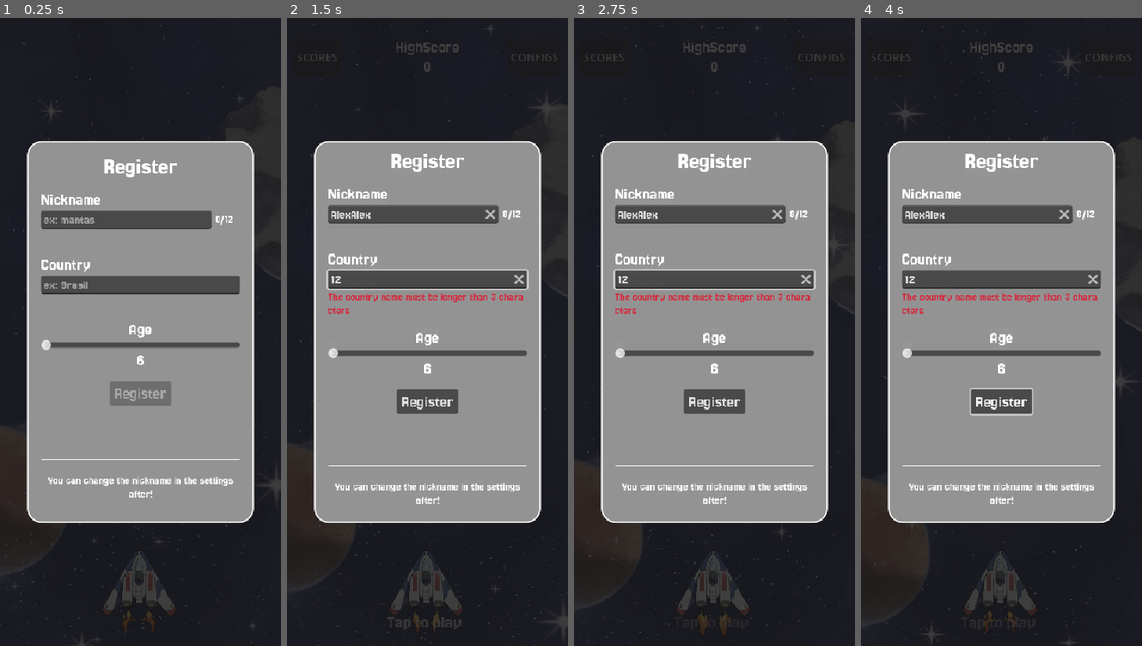
Above: before the commit, frames 1-4 (left to right).
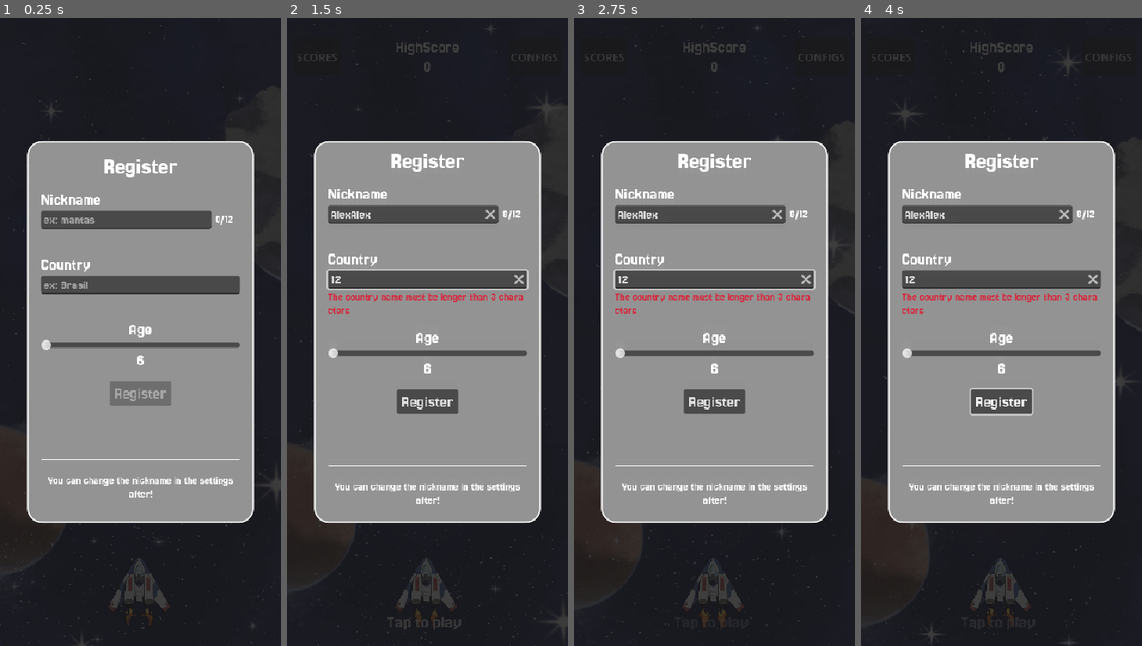
Above: after the commit, the same moments.

Repository: Juawo/space-shooter
Game: Godot game, scene res://scenes/game/main.tscn
The game is run twice, just before and just after one commit, with the same random seed, the same clock (stepped at 60 frames per second) and the same inputs. The engine's default icon, where the game draws it, is replaced by a stand-in: a white triangle on a blue panel in a dark square.
Inputs (mouse positions are in pixels of both pictures, inside the frame that each line leads up to):
- Up to frame 1 (0.25 s): no input
- Up to frame 2 (1.5 s): click (413, 218) at 0.52 s; type "Alex" at 0.6 s; click (427, 288) at 0.75 s; type "12" at 0.83 s; click (413, 218) at 0.98 s; type "Alex" at 1.07 s; tap Enter at 1.25 s; move the mouse to (427, 332) at 1.27 s; hold Right (ui_right) from 1.28 s (still down); click (427, 332) at 1.42 s
- Up to frame 3 (2.75 s): release Right (ui_right) at 2 s; click "SCORES" at 2 s
- Up to frame 4 (4 s): click "Register" at 2.75 s; click "CONFIGS" at 3.5 s

The runs differ from the first frame. In frame 1, 0.6% of the frame differs, in the area x 36-63%, y 84-98%; in frame 2, 0.6%; in frame 3, 0.6%, in the area x 36-63%, y 84-99%; in frame 4, 0.6%.

Commit message:
fix: adjust player and bullet sizes, positions, and drop probability for better gameplay balance

Diff:
--- a/scenes/game/player/player.tscn
+++ b/scenes/game/player/player.tscn
@@ -28,7 +28,7 @@
 [ext_resource type="Texture2D" uid="uid://bm8dvm4phwsel" path="res://assets/sprites/spaceship/muzzle_flash/frame0016.png" id="26_30wld"]
 
 [sub_resource type="RectangleShape2D" id="RectangleShape2D_1hecf"]
-size = Vector2(9.600002, 13.000002)
+size = Vector2(7.666669, 9.166668)
 
 [sub_resource type="SpriteFrames" id="SpriteFrames_t5vmf"]
 animations = [{
@@ -129,7 +129,7 @@
 }]
 
 [sub_resource type="RectangleShape2D" id="RectangleShape2D_t5cse"]
-size = Vector2(48, 67)
+size = Vector2(38.33333, 45)
 
 [node name="Player" type="CharacterBody2D"]
 process_mode = 1
@@ -139,13 +139,13 @@
 script = ExtResource("1_1hecf")
 
 [node name="Collision" type="CollisionShape2D" parent="."]
-position = Vector2(0.99999917, -12.500002)
+position = Vector2(-8.443991e-07, -8.749999)
 scale = Vector2(4.999999, 4.999999)
 shape = SubResource("RectangleShape2D_1hecf")
 
 [node name="AnimatedSprite2D" type="AnimatedSprite2D" parent="."]
 process_mode = 3
-scale = Vector2(0.6, 0.6)
+scale = Vector2(0.5, 0.5)
 sprite_frames = SubResource("SpriteFrames_t5vmf")
 animation = &"idle"
 autoplay = "idle"
@@ -155,6 +155,7 @@
 process_mode = 3
 visible = false
 position = Vector2(0, -87)
+scale = Vector2(0.8, 0.8)
 sprite_frames = SubResource("SpriteFrames_82yl3")
 animation = &"muzzle_flash"
 
@@ -168,7 +169,7 @@
 collision_mask = 10
 
 [node name="CollisionShape2D" type="CollisionShape2D" parent="Hitbox"]
-position = Vector2(1, -11.5)
+position = Vector2(0, -8.333333)
 shape = SubResource("RectangleShape2D_t5cse")
 debug_color = Color(0.9353768, 2.0311178e-05, 0.63873893, 0.41960785)
 
--- a/scenes/game/player/player_bullet.tscn
+++ b/scenes/game/player/player_bullet.tscn
@@ -47,7 +47,7 @@
 script = ExtResource("1_uqq7r")
 
 [node name="CollisionShape2D" type="CollisionShape2D" parent="."]
-position = Vector2(0, -11.5)
+position = Vector2(0, -4)
 shape = SubResource("RectangleShape2D_pv8yu")
 
 [node name="VisibleOnScreenNotifier2D" type="VisibleOnScreenNotifier2D" parent="."]
@@ -60,6 +60,7 @@
 
 [node name="AnimatedSprite2D" type="AnimatedSprite2D" parent="."]
 position = Vector2(-2, 22)
+scale = Vector2(0.8, 0.8)
 sprite_frames = SubResource("SpriteFrames_gspiv")
 animation = &"idle"
 autoplay = "idle"
--- a/scenes/game/upgrades/cadence.tscn
+++ b/scenes/game/upgrades/cadence.tscn
@@ -20,6 +20,8 @@
 shape = SubResource("CircleShape2D_ows40")
 
 [node name="VisibleOnScreenEnabler2D" type="VisibleOnScreenEnabler2D" parent="."]
+position = Vector2(-15, 12)
+rect = Rect2(-10, -38, 48, 48)
 
 [connection signal="body_entered" from="." to="." method="_on_body_entered"]
 [connection signal="screen_exited" from="VisibleOnScreenEnabler2D" to="." method="_on_visible_on_screen_enabler_2d_screen_exited"]
--- a/scripts/game/enemies/enemie_base.gd
+++ b/scripts/game/enemies/enemie_base.gd
@@ -89,7 +89,7 @@
 # --- Função de Drop Baseada em Nível ---
 func check_drop_chance():
 	# Define a chance base (ex: Nível 1 = 5%, Nível 4 = 20%)
-	var drop_probability = enemy_level * 50
+	var drop_probability = enemy_level * 10
 	var random_value = randi() % 100 # Gera um número entre 0 e 99
 
 	if random_value < drop_probability:
--- a/scripts/game/enemies/enemy_bullet.gd
+++ b/scripts/game/enemies/enemy_bullet.gd
@@ -8,5 +8,4 @@
 	position.y += BULLET_SPEED * delta
 
 func _on_visible_on_screen_notifier_2d_screen_exited() -> void:
-	# Limpa da memoria o tiro, se ele nao e mais visivel
 	queue_free()
--- a/scripts/game/upgrades/cadence.gd
+++ b/scripts/game/upgrades/cadence.gd
@@ -1,6 +1,6 @@
 extends Area2D
 
-@export var fall_speed := 150.0 # Velocidade de descida [cite: 53]
+@export var fall_speed := 250.0 # Velocidade de descida [cite: 53]
 
 func _process(delta: float) -> void:
 	# Faz o item descer verticalmente pelo jogo vertical [cite: 48]
@@ -14,6 +14,5 @@
 			body.apply_speed_boost(3.0)
 			queue_free()
 
-# Limpeza de memória ao sair da tela [cite: 51]
-func _on_visible_on_screen_notifier_2d_screen_exited() -> void:
+func _on_visible_on_screen_enabler_2d_screen_exited() -> void:
 	queue_free()
